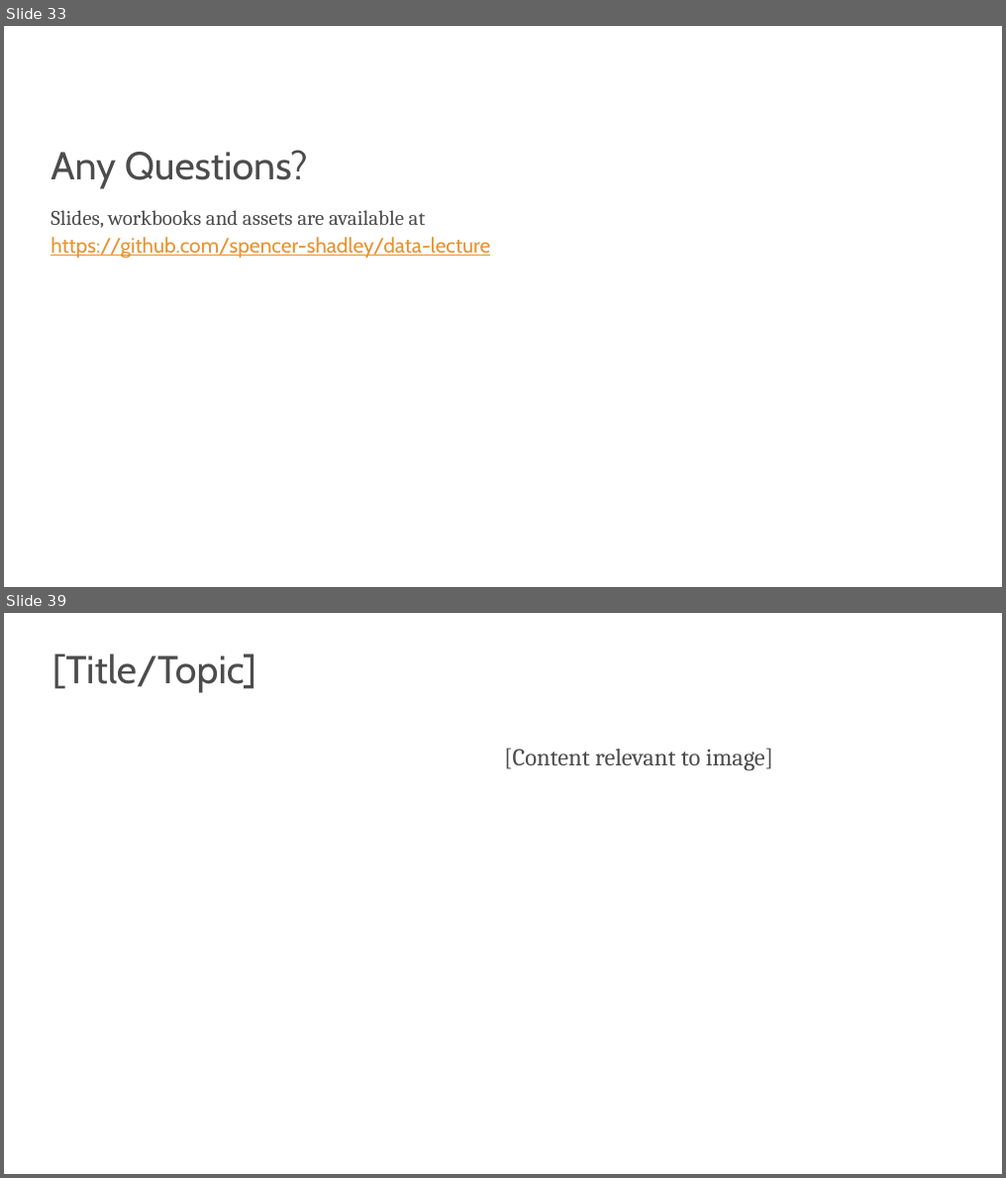
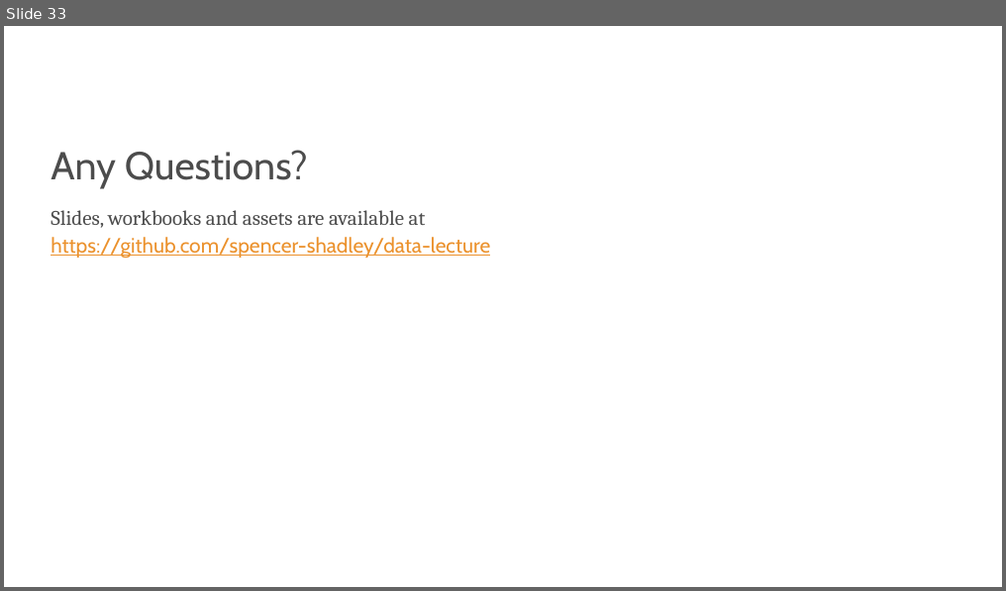
Before and after one commit to s-kyle-reed/data-lecture, a slide deck: lecture.pptx. Shown one above the other, each under a label of ours: slides 33 and 39 before the commit, slide 33 after it; the slides between them are not shown. The pictures are 1006x1178 and 1006x591 pixels, drawn with LibreOffice and Linux fonts; fonts in the diff are those of the drawing; background and template pictures are left out. Boxes give left, top, right and bottom in pixels: in the first picture for what was removed or moved away, otherwise in the second. Text is boxed around its words. In the diff, an @@ line names an element or a change of style, - is before the commit and + after.

```diff
--- a/lecture.pptx
+++ b/lecture.pptx
@@ slide 39 removed at box(4, 613, 1002, 1174), background #FFFFFF @@
@@ text removed at box(53, 654, 256, 692) @@
-[Title/Topic]
@@ text removed at box(504, 748, 773, 771) @@
-[Content relevant to image]
```
Also in this commit, not shown: 23 other slides removed.
